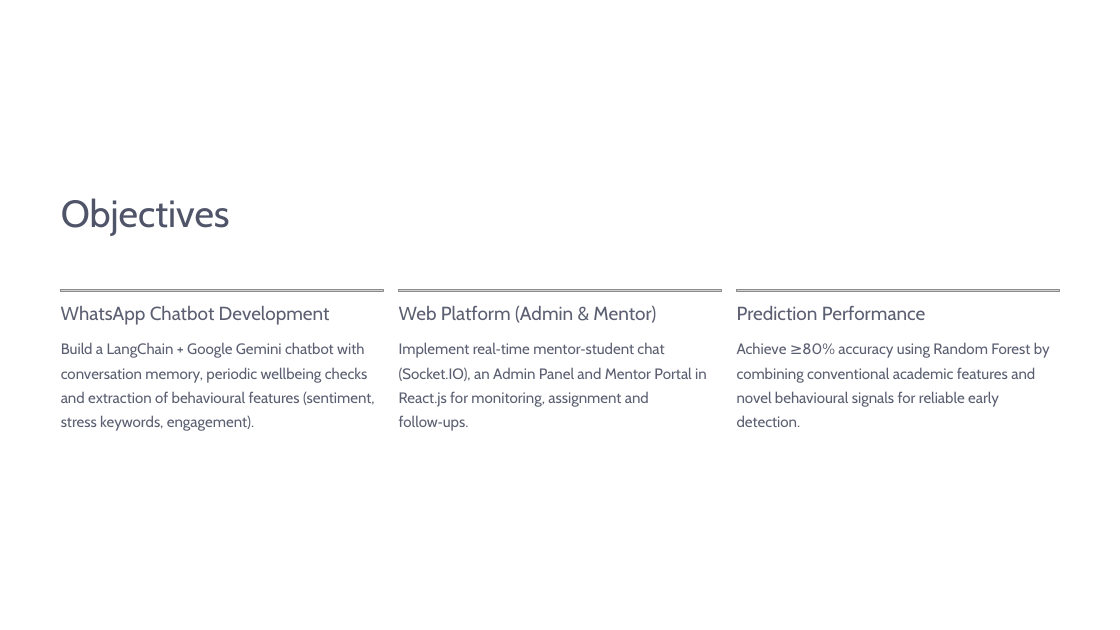
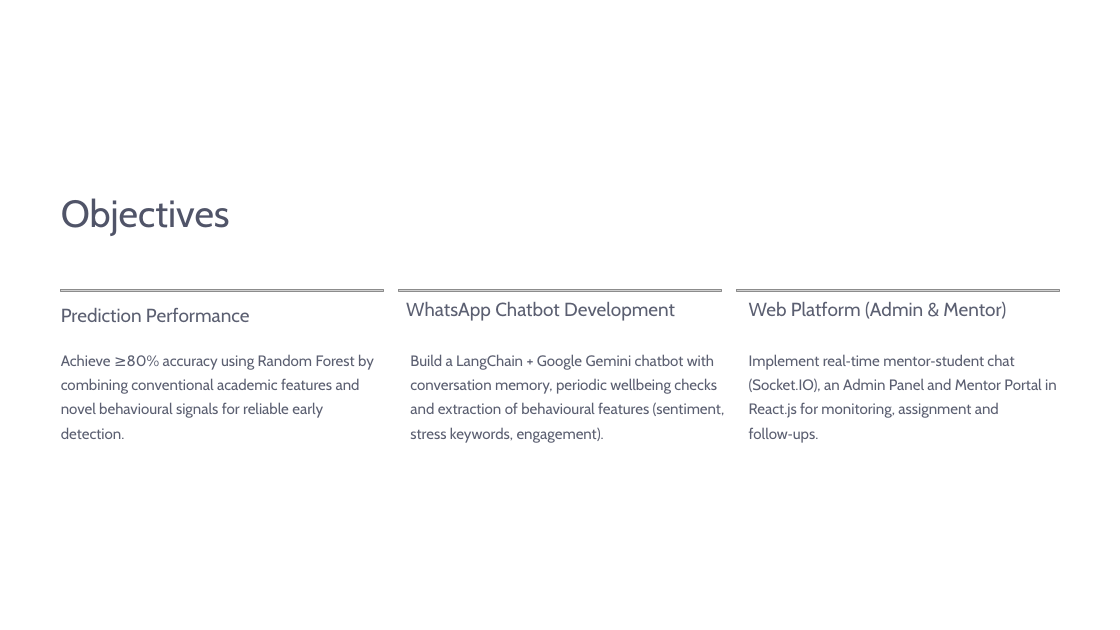
Before and after one commit to AtharvNiprul74/DropSafe, a slide deck: slide 4 of Resources/Project.pptx. Drawn at 1120x630 pixels with LibreOffice and Linux fonts; fonts in the diff are those of the drawing; grey boxes stand for pictures; background and template pictures are left out. Boxes give left, top, right and bottom in pixels: in the first picture for what was removed or moved away, otherwise in the second. Text is boxed around its words. In the diff, an @@ line names an element or a change of style, - is before the commit and + after.

Commit message:
Updated ppt and src references

```diff
--- a/Resources/Project.pptx
+++ b/Resources/Project.pptx
@@ text "WhatsApp Chatbot Development": place and size @@
-text "WhatsApp Chatbot Development" at (61, 306, 330, 325)
+text "WhatsApp Chatbot Development" at (406, 302, 675, 321)
@@ text "Web Platform (Admin & Mentor)": place and size @@
-text "Web Platform (Admin & Mentor)" at (399, 306, 656, 323)
+text "Web Platform (Admin & Mentor)" at (749, 302, 1006, 319)
@@ text "Prediction Performance": place and size @@
-text "Prediction Performance" at (737, 306, 926, 320)
+text "Prediction Performance" at (61, 308, 250, 322)
@@ text "Achieve ≥80% accuracy using Random ...": place and size @@
-text "Achieve ≥80% accuracy using Random ..." at (737, 342, 1050, 427)
+text "Achieve ≥80% accuracy using Random ..." at (61, 354, 374, 439)
@@ text "Build a LangChain + Google ...": place and size @@
-text "Build a LangChain + Google ..." at (61, 342, 375, 431)
+text "Build a LangChain + Google ..." at (410, 354, 725, 442)
@@ text "Implement real‑time mentor‑student chat (Socket.IO), ...": place and size @@
-text "Implement real‑time mentor‑student chat (Socket.IO), ..." at (399, 342, 707, 431)
+text "Implement real‑time mentor‑student chat (Socket.IO), ..." at (749, 354, 1057, 442)
```
Also in this commit, not shown: 2 other files.
